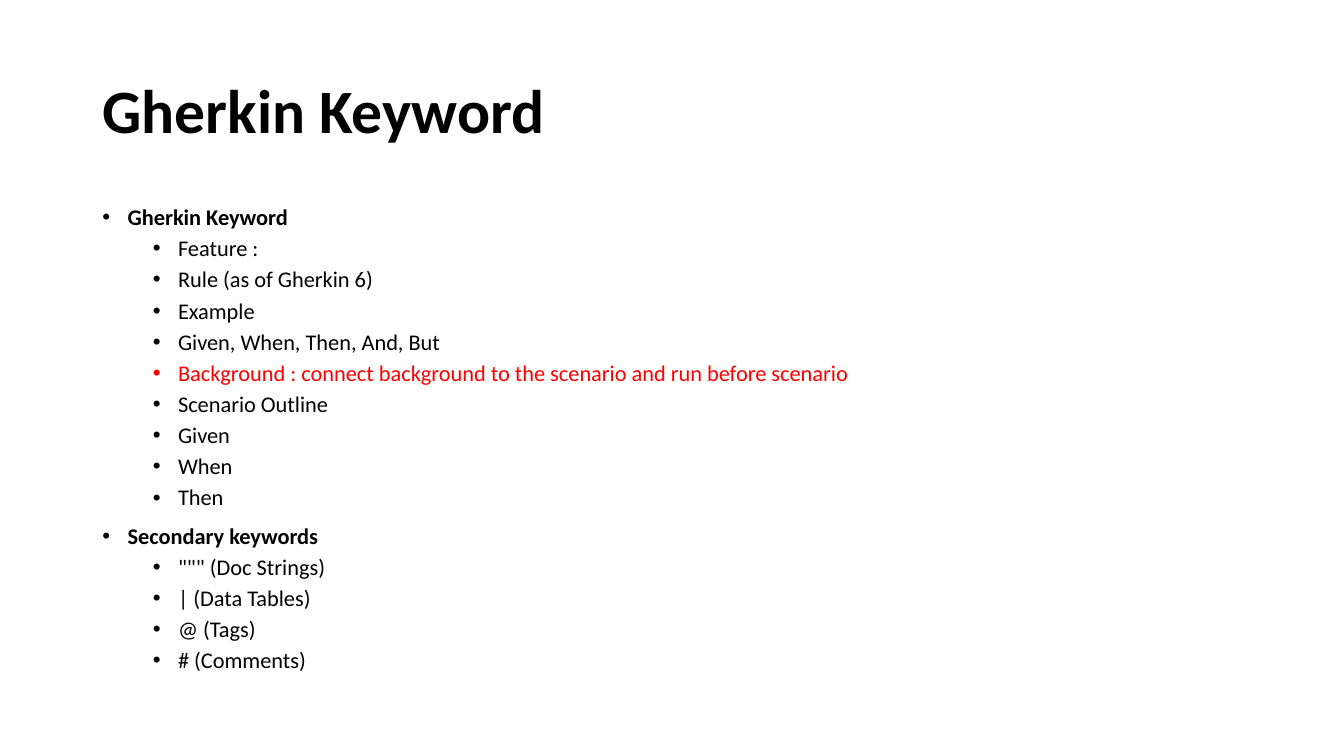
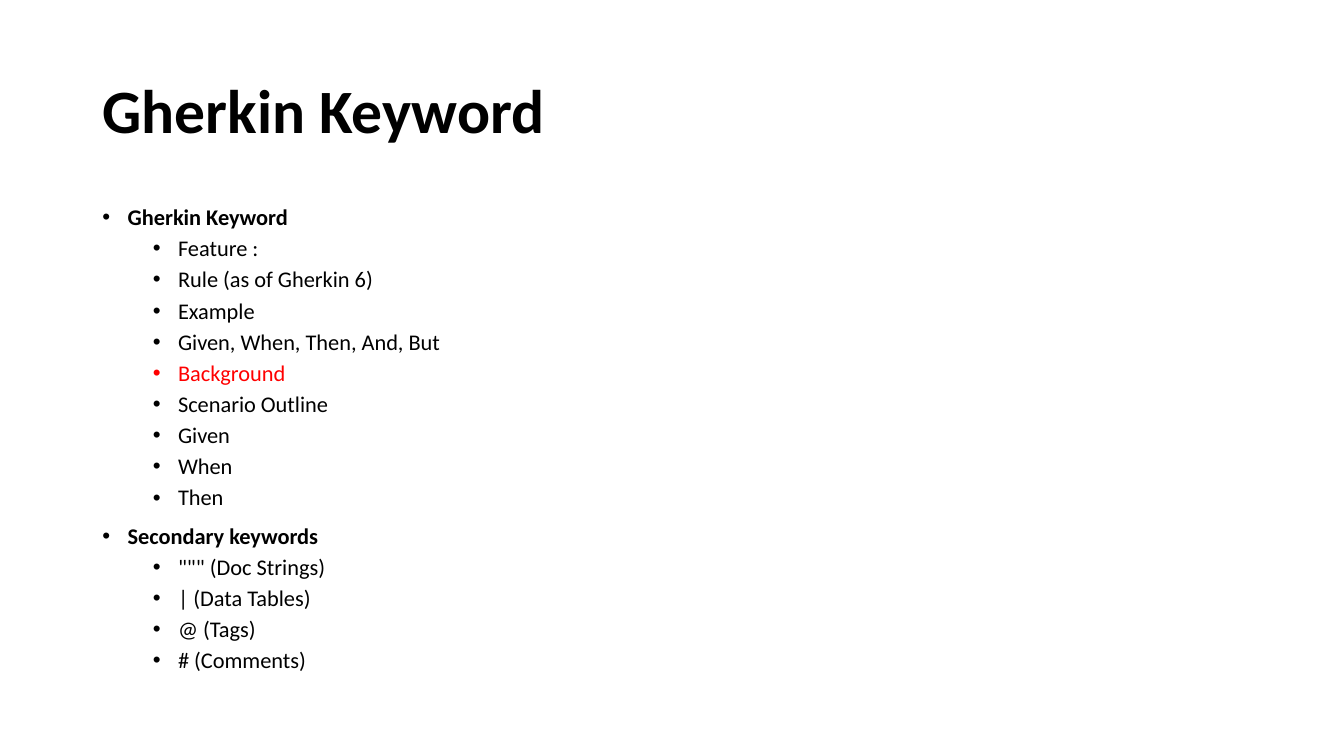
Before and after one commit to fmontazeri/Knowledeg, a slide deck: slide 3 of Gherkin.pptx. Drawn at 1344x756 pixels with LibreOffice and Linux fonts; fonts in the diff are those of the drawing. Boxes give left, top, right and bottom in pixels: in the first picture for what was removed or moved away, otherwise in the second. Text is boxed around its words. In the diff, an @@ line names an element or a change of style, - is before the commit and + after.

Commit message:
add some tips to writting scenario

```diff
--- a/Gherkin.pptx
+++ b/Gherkin.pptx
@@ text at <box>178,365,285,385</box>: text changed @@
-  • Background : connect background to the scenario and run before scenario
+  • Background
```
Also in this commit, not shown: 14 other slides changed, 6 slides added.
